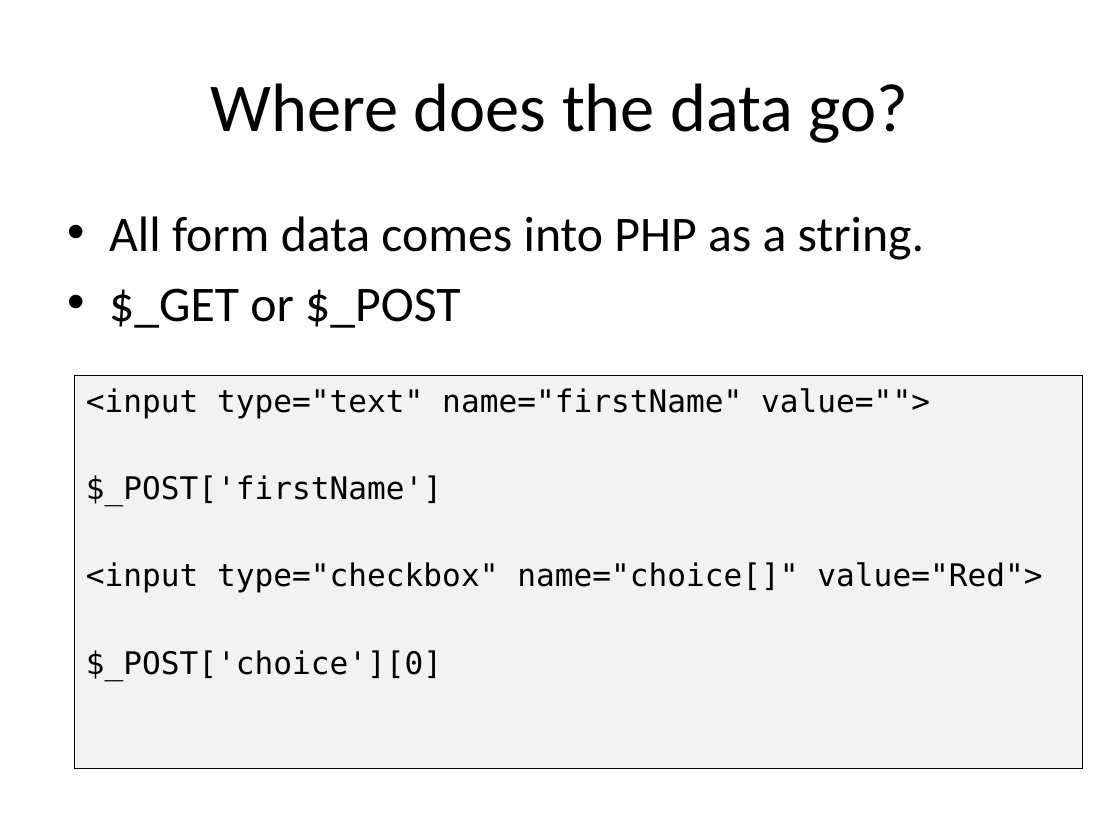
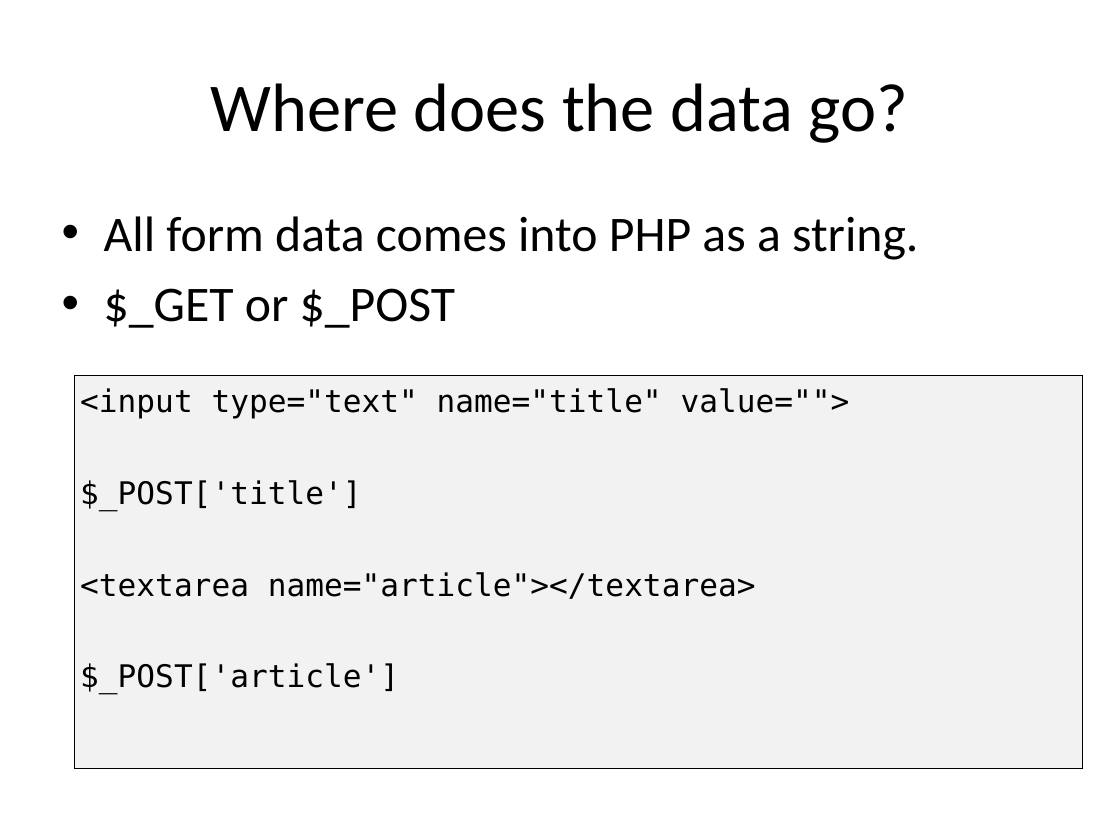
Before and after one commit to PHPEmbark/curriculum, a slide deck: slide 41 of course/2 - The Internet/The Internet.pptx (slide 38 before the commit). Drawn at 1120x840 pixels with LibreOffice and Linux fonts; fonts in the diff are those of the drawing. Boxes give left, top, right and bottom in pixels: in the first picture for what was removed or moved away, otherwise in the second. Text is boxed around its words. In the diff, an @@ line names an element or a change of style, - is before the commit and + after.

```diff
--- a/course/2 - The Internet/The Internet.pptx
+++ b/course/2 - The Internet/The Internet.pptx
@@ text "All form data comes into ...": place and size @@
-text "All form data comes into ..." at (109,216,924,328)
+text "All form data comes into ..." at (104,216,918,328)
@@ text in rectangle at (80,388,850,694): text changed @@
-<input type="text" name="firstName" value="">
-$_POST['firstName']
-<input type="checkbox" name="choice[]" value="Red">
-$_POST['choice'][0]
+<input type="text" name="title" value="">
+$_POST['title']
+<textarea name="article"></textarea>
+$_POST['article']
```
Also in this commit, not shown: 22 other slides changed, 11 slides added, 15 slides removed.
